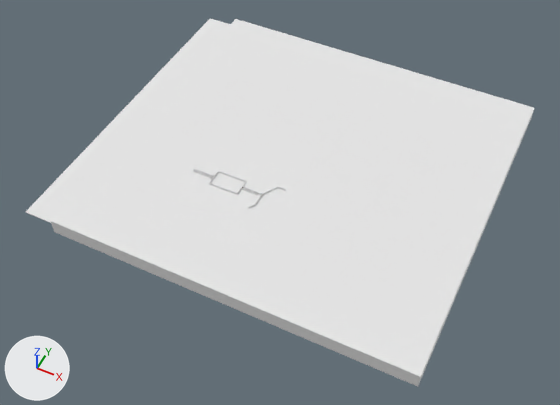
The OBJ model GameData/maps/lvl1.obj: old version first, new version second.
The view is the same before and after, from a camera (50 mm lens) standing at (21653.0, -39622.0, 41168.0) and looking at (4137.0, -4589.0, -2623.0). The lights are fixed; the arrows at lower left show +X, +Y and +Z. Where no turn or scale is listed for an object, it has been applied to the vertices.

In view in the first picture: 'entity0_brush0', 'entity0_brush1', 'entity0_brush10', 'entity0_brush14', 'entity0_brush15', 'entity0_brush2', 'entity0_brush3', 'entity0_brush4', 'entity0_brush5', 'entity0_brush8', 'entity0_brush9', 'entity2_brush0'.
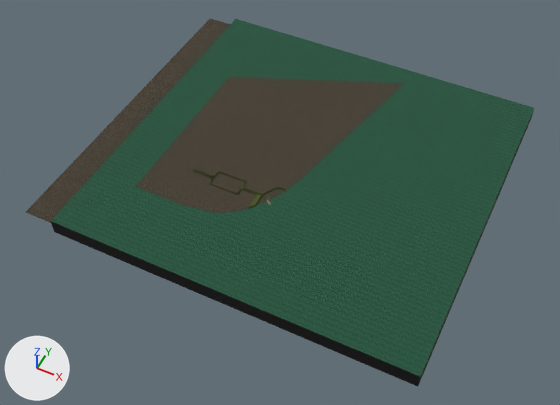
Changed parts and their boxes [x1, y1, x2, y2] in the pictures (560 x 405 px):
'entity2_brush0', surface changed (white to green)
    both: [51, 19, 534, 387]
'entity0_brush0', surface changed (white to brown)
    both: [135, 77, 404, 213]
'entity0_brush1', surface changed (white to brown)
    both: [26, 18, 532, 378]
'entity0_brush5', surface changed
    both: [248, 194, 261, 208]
'entity0_brush10', surface changed
    both: [209, 183, 237, 195]
'entity0_brush9', surface changed
    both: [219, 171, 246, 182]
'entity0_brush14', surface changed
    both: [193, 170, 214, 179]
'entity0_brush3', surface changed
    both: [242, 186, 264, 196]
'entity0_brush15', surface changed
    both: [194, 169, 215, 178]
'entity0_brush2', surface changed
    both: [241, 188, 263, 197]
'entity0_brush4', surface changed
    both: [263, 187, 278, 194]

What the commit changed:
Picture 'Water1_t.png' (img_water1_t_png) is new.
Picture 'null_m.png' (img_null_m_png) is new.
Picture 'grass.png' (img_grass_png) is new.
Picture 'coast_sand.png' (img_coast_sand_png) is new.
In material 'brushes/Ground/coast_sand' (mat_brushes_ground_coast_sand), base_color is no longer (0.8, 0.8, 0.8), white #e7e7e7.
In material 'brushes/Ground/coast_sand' (mat_brushes_ground_coast_sand), texture is now set to img_coast_sand_png.
In material 'brushes/grass' (mat_brushes_grass), base_color is no longer (0.8, 0.8, 0.8), white #e7e7e7.
In material 'brushes/grass' (mat_brushes_grass), texture is now set to img_grass_png.
In material 'brushes/null_m' (mat_brushes_null_m), base_color is no longer (0.8, 0.8, 0.8), white #e7e7e7.
In material 'brushes/null_m' (mat_brushes_null_m), texture is now set to img_null_m_png.
In material 'brushes/Water/Water1_t' (mat_brushes_water_water1_t), base_color is no longer (0.8, 0.8, 0.8), white #e7e7e7.
In material 'brushes/Water/Water1_t' (mat_brushes_water_water1_t), texture is now set to img_water1_t_png.
